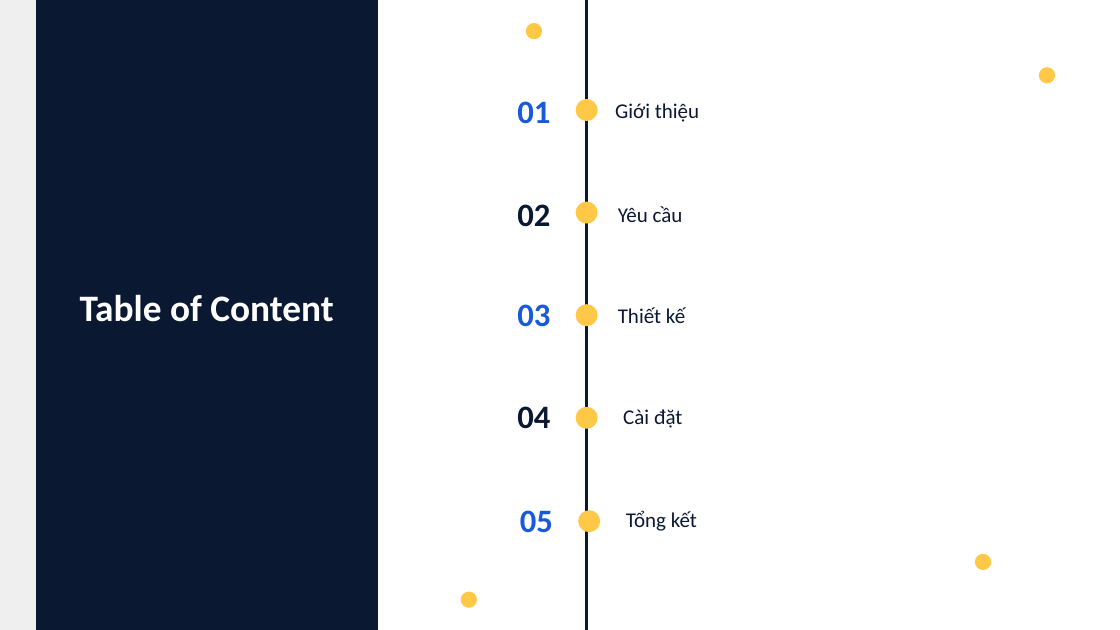
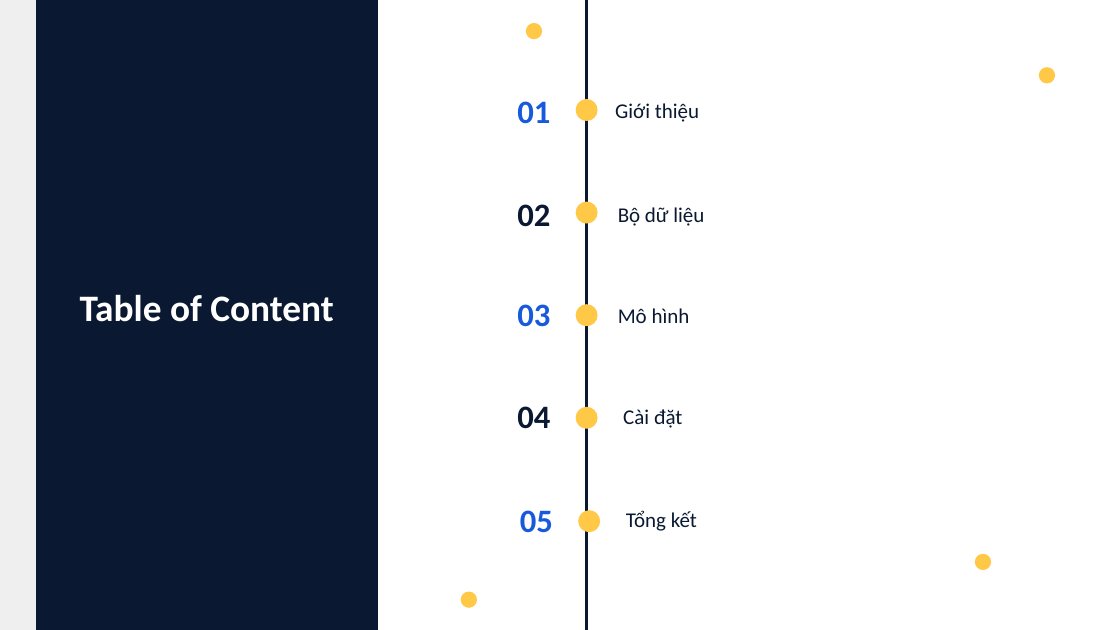
Before and after one commit to YumeAyasaki/AIoT_Final, a slide deck: slide 2 of documents/Slide.pptx. Drawn at 1120x630 pixels with LibreOffice and Linux fonts; fonts in the diff are those of the drawing. Boxes give left, top, right and bottom in pixels: in the first picture for what was removed or moved away, otherwise in the second. Text is boxed around its words. In the diff, an @@ line names an element or a change of style, - is before the commit and + after.

```diff
--- a/documents/Slide.pptx
+++ b/documents/Slide.pptx
@@ text at (x1=618, y1=207, x2=704, y2=226): text changed @@
-Yêu cầu
+Bộ dữ liệu
@@ text at (x1=618, y1=308, x2=690, y2=323): text changed @@
-Thiết kế
+Mô hình
```
Also in this commit, not shown: 5 other slides changed, 6 slides added, 10 slides removed, 3 other files.
